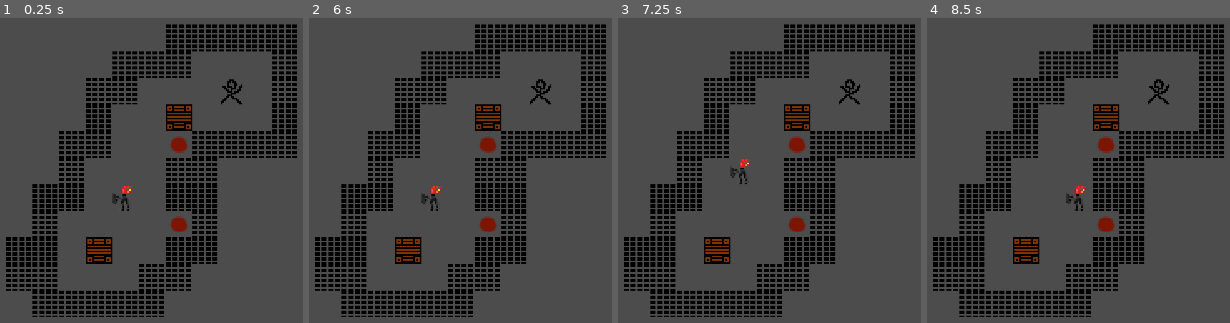
Above: before the commit, frames 1-4 (left to right).
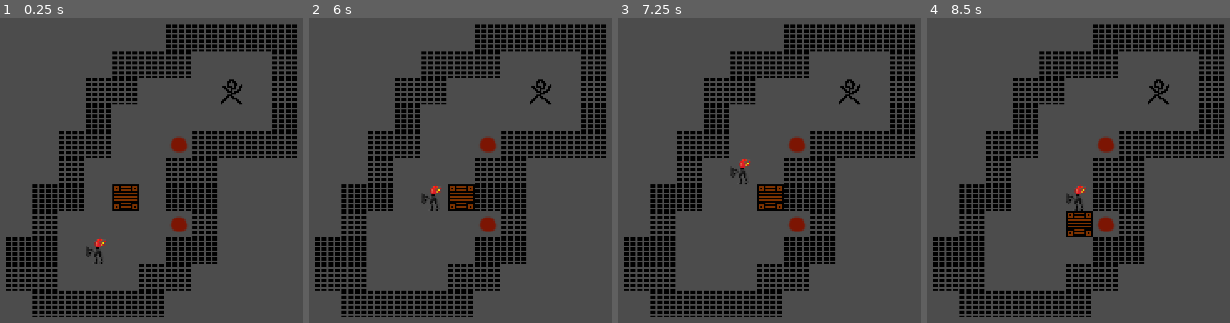
Above: after the commit, the same moments.

Repository: PPP-Club/BoxSchieben
Game: Godot game, scene res://scenen/Level.tscn
Same seed, same stepped clock (60 frames per second), same inputs: the game is played once before the commit and once after it.
Inputs:
- Up to frame 1 (0.25 s): no input
- Up to frame 2 (6 s): tap Enter at 0.5, 2, 3.5 s; hold D 0.53-1.28 s; tap Space at 1.25, 2.75, 4.25 s; hold S 1.28-2.03 s; hold D 2.03-2.78 s; hold W 2.78-3.53 s; hold A 3.53-5.03 s; hold S 5.03-5.78 s; hold D from 5.78 s (still down)
- Up to frame 3 (7.25 s): release D at 6.53 s; hold W from 6.53 s (still down)
- Up to frame 4 (8.5 s): release W at 7.28 s; hold D 7.28-8.03 s; hold S from 8.03 s (still down)

The runs differ from the first frame. In frame 1, 2.3% of the frame differs, in the area x 28-64%, y 28-81%; in frame 2, 2.3%; in frame 3, 2.3%; in frame 4, 2.3%.

Commit message:
box can now moved; KNOWN ERROR: adding more than one boxes throw errors

Diff:
--- a/scenen/Level.tscn
+++ b/scenen/Level.tscn
@@ -11,4 +11,4 @@
 tile_set = ExtResource( 1 )
 cell_size = Vector2( 16, 16 )
 format = 1
-tile_data = PoolIntArray( 65545, 3, 0, 65546, 3, 0, 65547, 3 …(122 unchanged characters)…  0, 0, 196621, 3, 0, 262150, 3, 0, 262153, 1, 0, 262157, 3, 0, 327685, 3, 0, 327686, 3, 0, 327689, 2, 0, 327690, 3, 0, 327691, 3, 0, 327692, 3, 0, 327693, 3, 0, 393221, 3, 0, 393225, 3, 0, 393226, 3, 0, 458756, 3, 0, 458757, 3, 0, 458759, 5, 0, 458761, 3, 0, 458762, 3, 0, 524292, 3, 0, 524297, 2, 0, 524298, 3, 0, 589827, 3, 0, 589828, 3, 0, 589830, 1, 0, 589833, 3, 0, 589834, 3, 0, 655363, …(119 unchanged characters)…
+tile_data = PoolIntArray( 65545, 3, 0, 65546, 3, 0, 65547, 3 …(122 unchanged characters)…  0, 0, 196621, 3, 0, 262150, 3, 0, 262157, 3, 0, 327685, 3, 0, 327686, 3, 0, 327689, 2, 0, 327690, 3, 0, 327691, 3, 0, 327692, 3, 0, 327693, 3, 0, 393221, 3, 0, 393225, 3, 0, 393226, 3, 0, 458756, 3, 0, 458757, 3, 0, 458759, 1, 0, 458761, 3, 0, 458762, 3, 0, 524292, 3, 0, 524297, 2, 0, 524298, 3, 0, 589827, 3, 0, 589828, 3, 0, 589830, 5, 0, 589833, 3, 0, 589834, 3, 0, 655363, …(119 unchanged characters)…
--- a/scripts/Player.gd
+++ b/scripts/Player.gd
@@ -8,21 +8,16 @@
 const boxChar = 1
 const finishChar = 2
 
-var charPos = []
-var boxPos = []
-var finishPos = []
-
-var moveX = 0
-var moveY = 0
-
 # Called when the node enters the scene tree for the first time.
 func _ready():
 	tilemap = $TileMap
 
 # Called every frame. 'delta' is the elapsed time since the previous frame.
+# warning-ignore:unused_argument
 func _process(delta):
 	pass
 
+# warning-ignore:unused_argument
 func _input(event):
 	var oldPlayerPosFire = tilemap.get_used_cells_by_id(fireChar)[0];
 	var oldPlayerPosWater = tilemap.get_used_cells_by_id(waterChar)[0];
@@ -55,3 +50,26 @@
 			tilemap.set_cell(oldPlayerPosWater[0], oldPlayerPosWater[1], airChar)
 		else:
 			print("ERROR: Couldn't remove old Player")
+
+	elif newPlayerPos.size() != 0 && tilemap.get_cell(newPlayerPos[0], newPlayerPos[1]) == boxChar:
+		var oldBoxPos = tilemap.get_used_cells_by_id(boxChar)[0];
+		var newBoxPos;
+
+		if newPlayerPos[2] == fireChar:
+			newBoxPos = [oldBoxPos[0] + (newPlayerPos[0] - oldPlayerPosFire[0]), oldBoxPos[1] + (newPlayerPos[1] - oldPlayerPosFire[1])]
+		elif newPlayerPos[2] == waterChar:
+			newBoxPos = [oldBoxPos[0] + (newPlayerPos[0] - oldPlayerPosWater[0]), oldBoxPos[1] + (newPlayerPos[1] - oldPlayerPosWater[1])]
+
+		if tilemap.get_cell(newBoxPos[0], newBoxPos[1]) == airChar || tilemap.get_cell(newBoxPos[0], newBoxPos[1]) == finishChar:
+			tilemap.set_cell(newBoxPos[0], newBoxPos[1], boxChar);
+			tilemap.set_cell(oldBoxPos[0], oldBoxPos[1], airChar);
+
+			if newPlayerPos.size() != 0 && tilemap.get_cell(newPlayerPos[0], newPlayerPos[1]) == airChar:
+				tilemap.set_cell(newPlayerPos[0], newPlayerPos[1], newPlayerPos[2])
+
+			if newPlayerPos[2] == fireChar:
+				tilemap.set_cell(oldPlayerPosFire[0], oldPlayerPosFire[1], airChar)
+			elif newPlayerPos[2] == waterChar:
+				tilemap.set_cell(oldPlayerPosWater[0], oldPlayerPosWater[1], airChar)
+			else:
+				print("ERROR: Couldn't remove old Player")
